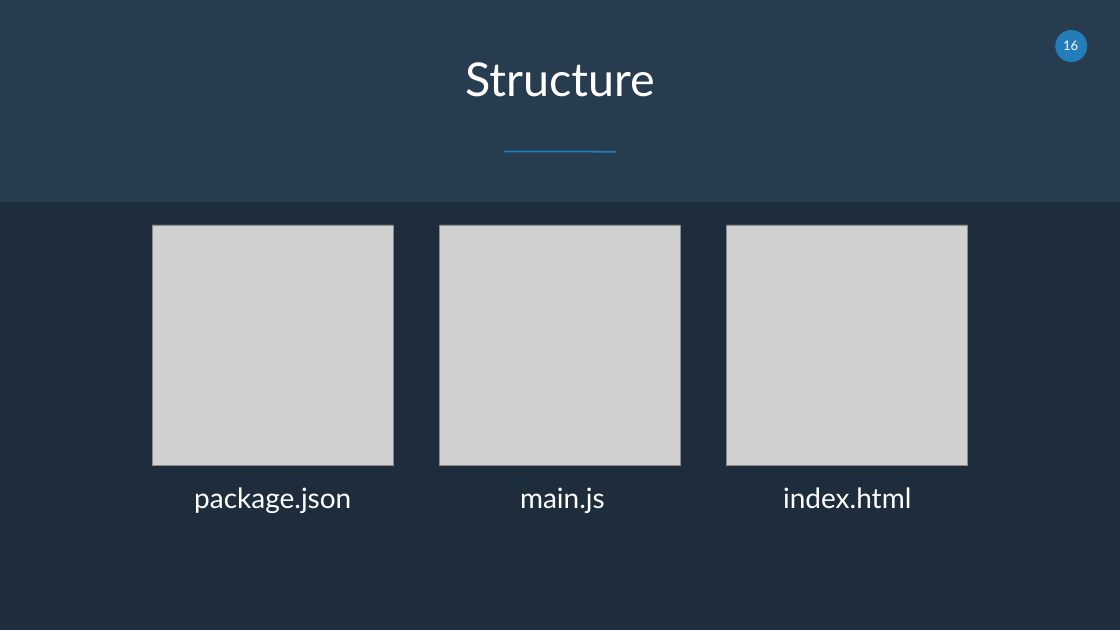
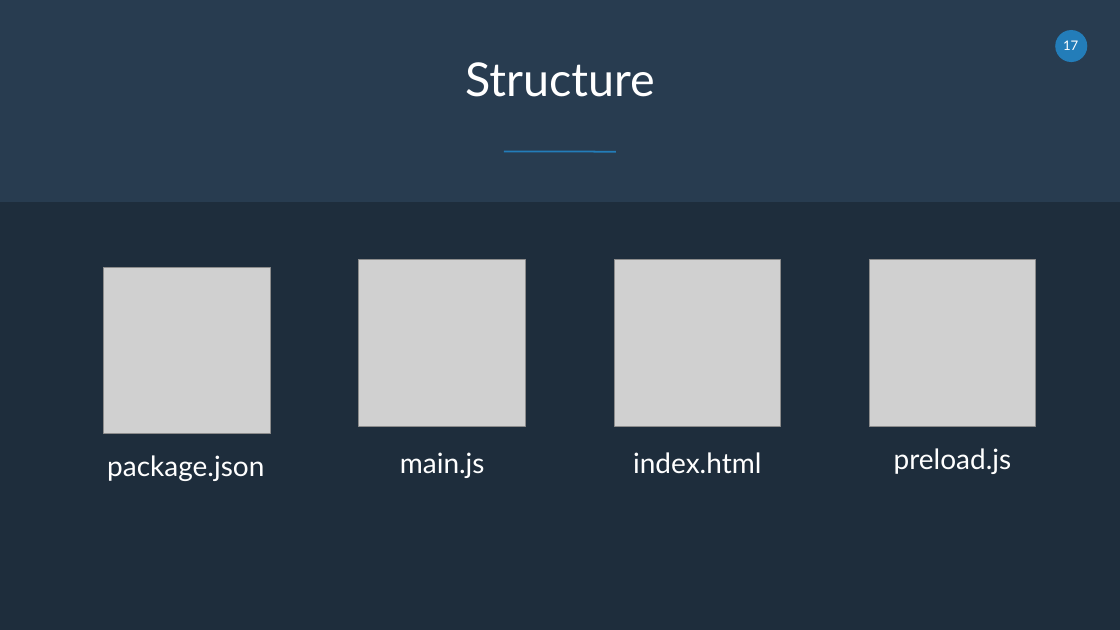
Before and after one commit to cwoodruff/electron_demos, a slide deck: slide 17 of Electron Desktop Development for Web Developers.pptx (slide 16 before the commit). Drawn at 1120x630 pixels with LibreOffice and Linux fonts; fonts in the diff are those of the drawing; grey boxes stand for pictures. Boxes give left, top, right and bottom in pixels: in the first picture for what was removed or moved away, otherwise in the second. Text is boxed around its words. In the diff, an @@ line names an element or a change of style, - is before the commit and + after.

```diff
--- a/Electron Desktop Development for Web Developers.pptx
+++ b/Electron Desktop Development for Web Developers.pptx
@@ page number at [1063,40,1078,50]: text changed @@
-16
+17
@@ picture: place and size @@
-picture at [152,225,393,466]
+picture at [104,267,271,434]
@@ picture: place and size @@
-picture at [439,225,681,466]
+picture at [359,260,525,426]
@@ picture: place and size @@
-picture at [727,225,968,466]
+picture at [614,260,781,426]
@@ picture added at [870,260,1036,426] @@
@@ text "package.json": place and size @@
-text "package.json" at [194,487,351,513]
+text "package.json" at [107,455,264,481]
@@ text "main.js": place and size @@
-text "main.js" at [520,487,605,513]
+text "main.js" at [400,452,485,478]
@@ text "index.html": place and size @@
-text "index.html" at [783,487,911,508]
+text "index.html" at [633,452,761,473]
@@ text added at [894,448,1012,474], 24 pt, text #FFFFFF @@
+preload.js
```
Also in this commit, not shown: 7 other slides changed, 1 slide added.
